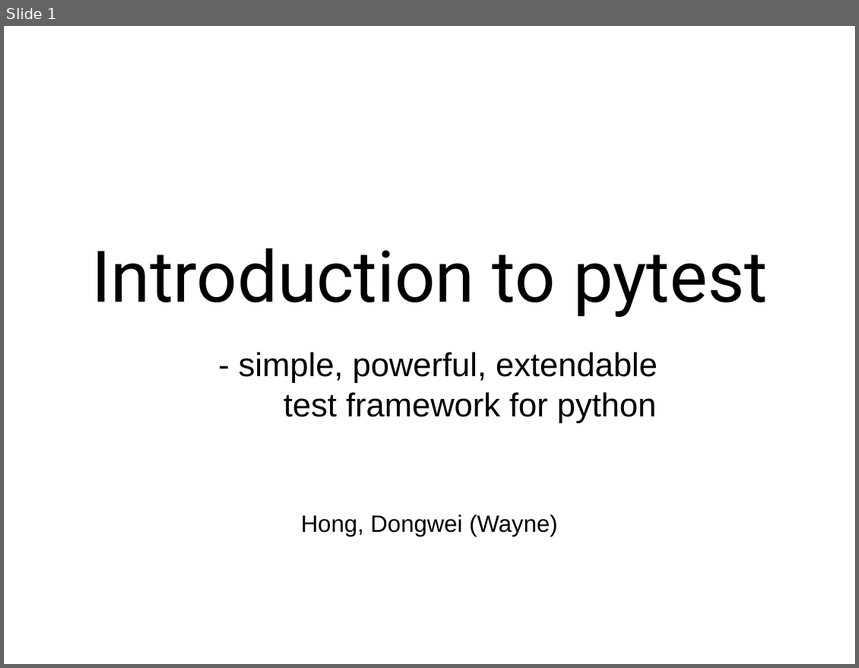
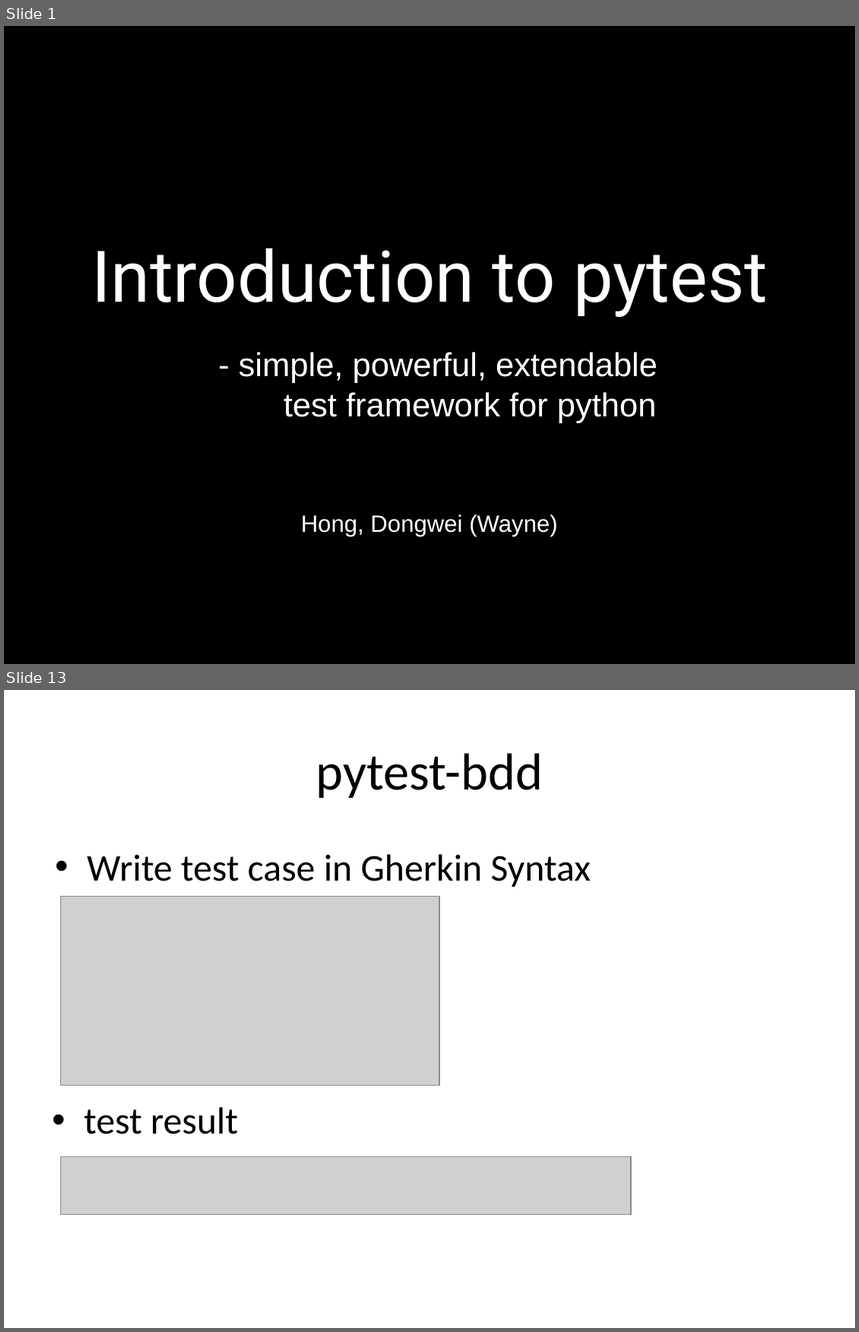
Before and after one commit to hdw868/pytest_demo, a slide deck: docs/Introduction to pytest.pptx. Shown one above the other, each under a label of ours: slide 1 before the commit, slides 1 and 13 after it; the slides between them are not shown. The pictures are 859x668 and 859x1332 pixels, drawn with LibreOffice and Linux fonts; fonts in the diff are those of the drawing; grey boxes stand for pictures. Boxes give left, top, right and bottom in pixels: in the first picture for what was removed or moved away, otherwise in the second. Text is boxed around its words. In the diff, an @@ line names an element or a change of style, - is before the commit and + after.

```diff
--- a/docs/Introduction to pytest.pptx
+++ b/docs/Introduction to pytest.pptx
@@ slide 13 added at box(4, 690, 855, 1328), background #FFFFFF @@
@@ title added at box(316, 753, 543, 798), 44 pt, text #000000 @@
+pytest-bdd
@@ text added at box(87, 854, 591, 887), 32 pt, text #000000 @@
+• Write test case in Gherkin Syntax
@@ picture added at box(61, 897, 439, 1086) @@
@@ text added at box(84, 1107, 238, 1135), 32 pt, text #000000 @@
+• test result
@@ picture added at box(61, 1157, 631, 1215) @@
@@ slide 1 changed as well @@
@@ background #FFFFFF to #000000 @@
@@ text colour #000000 to #FFFFFF in 3 elements at box(91, 248, 768, 317), box(301, 515, 558, 537), box(239, 352, 658, 423) @@
```
Also in this commit, not shown: 11 other slides changed, 2 other slides added, 2 slides removed.
